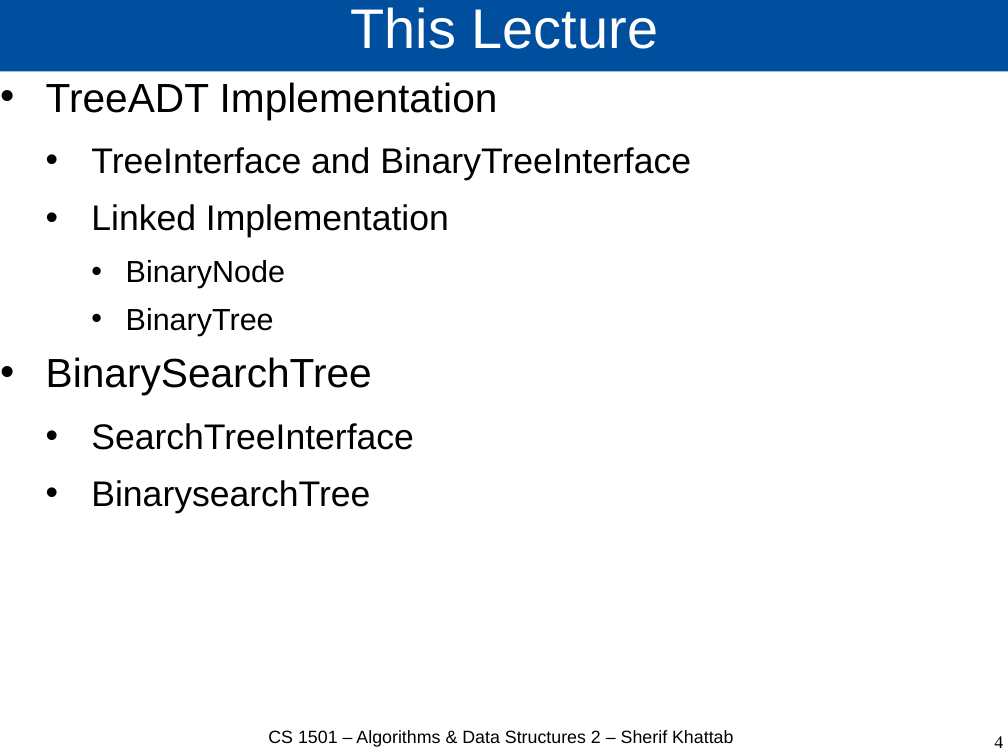
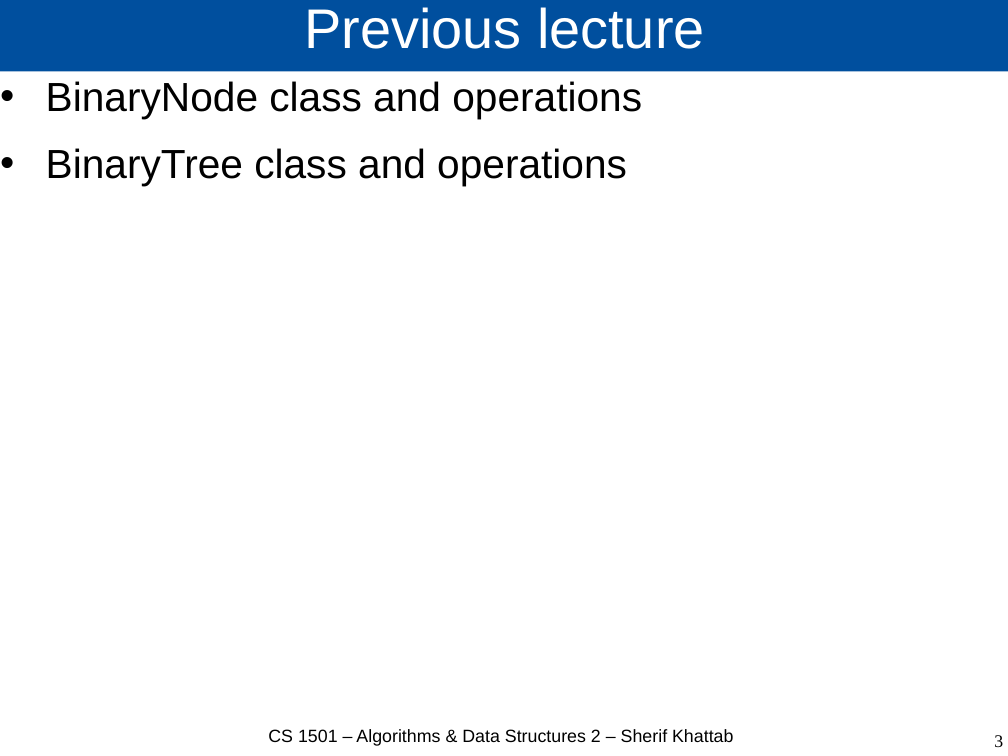
Before and after one commit to cs1501-2224/handouts, a slide deck: slide 3 of DraftSlides/Lecture5.pptx (slide 4 before the commit). Drawn at 1008x756 pixels with LibreOffice and Linux fonts; fonts in the diff are those of the drawing. Boxes give left, top, right and bottom in pixels: in the first picture for what was removed or moved away, otherwise in the second. Text is boxed around its words. In the diff, an @@ line names an element or a change of style, - is before the commit and + after.

Commit message:
Lecture 5

```diff
--- a/DraftSlides/Lecture5.pptx
+++ b/DraftSlides/Lecture5.pptx
@@ title at (304,7,705,49): text changed @@
-This Lecture
+Previous lecture
@@ text at (46,81,642,186): text changed; size 28 to 32 pt @@
-• TreeADT Implementation
-  • TreeInterface and BinaryTreeInterface
-  • Linked Implementation
-    • BinaryNode
-    • BinaryTree
-• BinarySearchTree
-  • SearchTreeInterface
-  • BinarysearchTree
+• BinaryNode class and operations
+• BinaryTree class and operations
@@ page number at (994,735,1003,747): text changed @@
-4
+3
```
Also in this commit, not shown: 3 other slides changed, 1 slide added, 12 slides removed, 2 other files.
